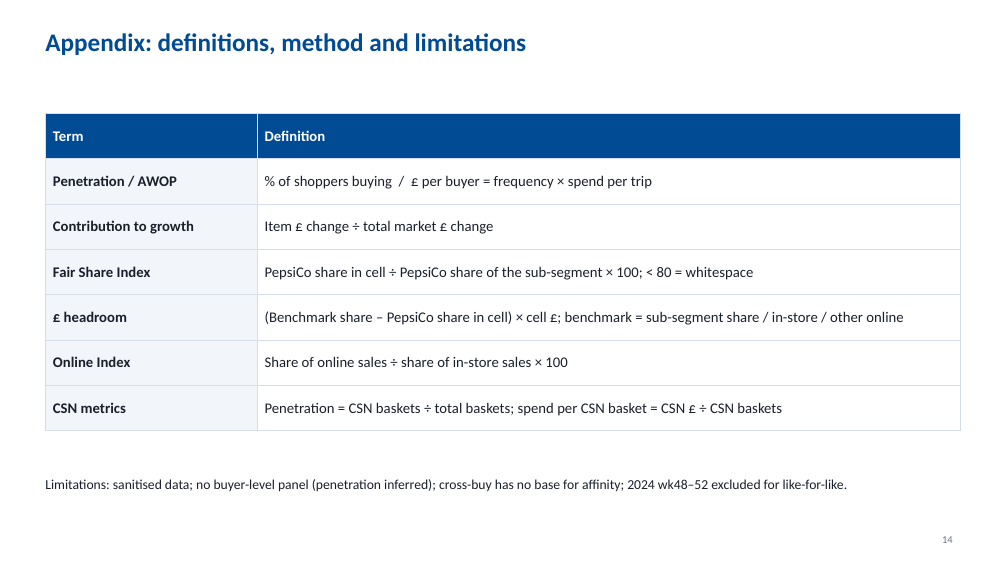
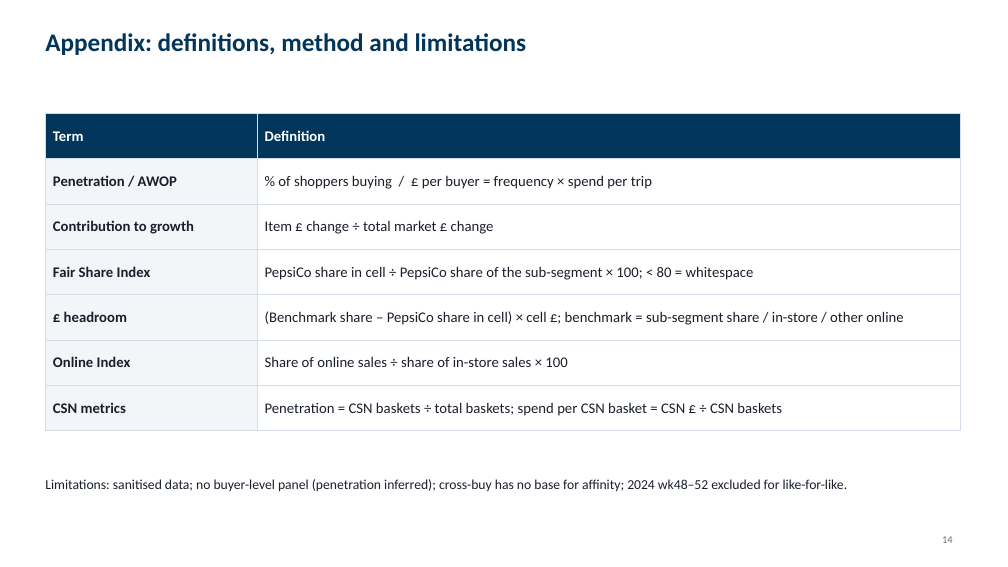
Before and after one commit to harshjunekumar/test-sample, a slide deck: slide 14 of case_study/PepsiCo_Savoury_Case_Study_Deck.pptx. Drawn at 1008x567 pixels with LibreOffice and Linux fonts; fonts in the diff are those of the drawing. Boxes give left, top, right and bottom in pixels: in the first picture for what was removed or moved away, otherwise in the second. Text is boxed around its words. In the diff, an @@ line names an element or a change of style, - is before the commit and + after.

```diff
--- a/case_study/PepsiCo_Savoury_Case_Study_Deck.pptx
+++ b/case_study/PepsiCo_Savoury_Case_Study_Deck.pptx
@@ title "Appendix: definitions, method and limitations" at bbox=[45, 33, 527, 55]: text colour #004B93 to #02355A @@
@@ table at bbox=[45, 113, 960, 420] @@
@@ fill #004B93 to #02355A in row 1 @@
@@ fill #F2F6FA to #F2F6F9 in 6 cells @@
```
Also in this commit, not shown: 10 other slides changed.
